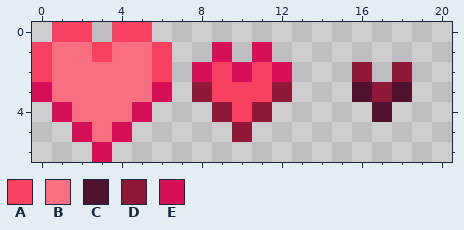
Two versions of one pixel-art sprite, res/gfx/heal.png. The picture above was drawn from the file before the commit.
The file is 21x7 pixels.
Palette (. is transparent): A #f84060  B #f87080  C #50122e  D #901838  E #d70f58
Once edited:
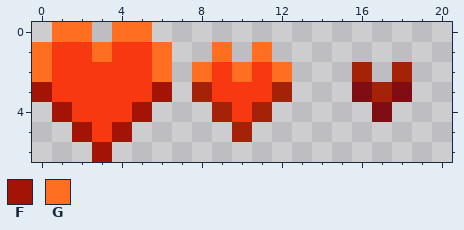
Colours new in this view: F #a41406  G #ff6e21
The commit says: make heal particle same color as HP bar
The edit:
Colour B changes from #f87080 to #f83810.
Colour C changes from #50122e to #800d14.
Colour D changes from #901838 to #a42207.
Colour B replaces colour A in row 2 at x 9 and 11; in row 3 at x 9 to 11; in row 4 at x 10.
Colour F replaces colour E in row 3 at x 0 and 6; in row 4 at x 1 and 5; in row 5 at x 2 and 4; in row 6 at x 3.
Colour G replaces colour A in row 0 at x 1 to 2 and 4 to 5; in row 1 at x 0, 3 and 6; in row 2 at x 0 and 6.
Colour G replaces colour E in row 1 at x 9 and 11; in row 2 at x 8, 10 and 12.
